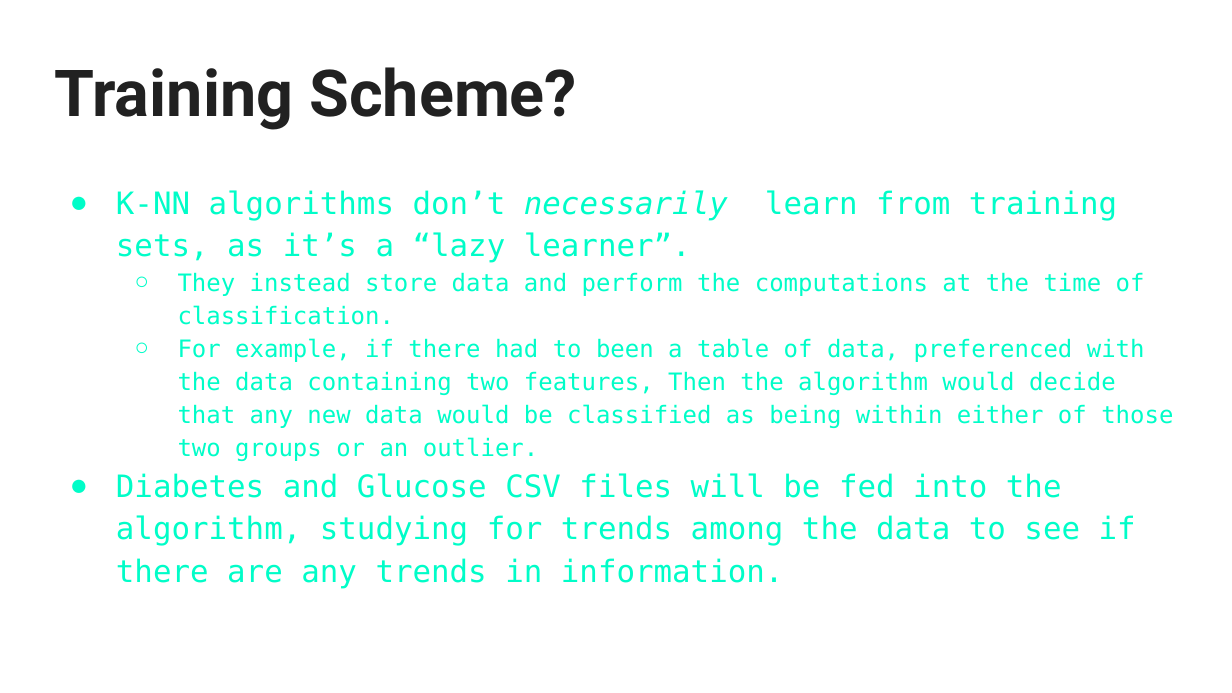
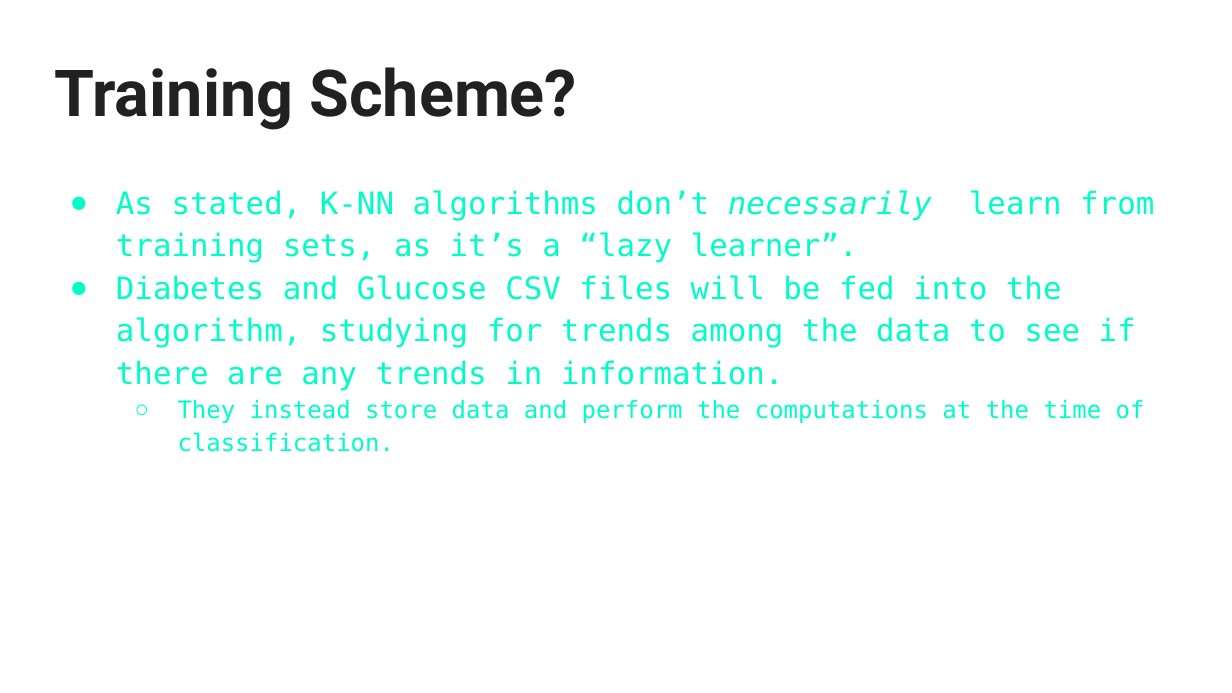
Before and after one commit to TrentNation/Data-Mining-Project-UG14, a slide deck: slide 11 of k-Nearest Neighbors (k-NN) Classification _ Regression.pptx (slide 5 before the commit). Drawn at 1232x693 pixels with LibreOffice and Linux fonts; fonts in the diff are those of the drawing. Boxes give left, top, right and bottom in pixels: in the first picture for what was removed or moved away, otherwise in the second. Text is boxed around its words. In the diff, an @@ line names an element or a change of style, - is before the commit and + after.

```diff
--- a/k-Nearest Neighbors (k-NN) Classification _ Regression.pptx
+++ b/k-Nearest Neighbors (k-NN) Classification _ Regression.pptx
@@ text at (x1=116, y1=190, x2=1154, y2=391): text changed @@
-● K-NN algorithms don’t necessarily learn from training sets, as it’s a “lazy learner”.
+● As stated, K-NN algorithms don’t necessarily learn from training sets, as it’s a “lazy learner”.
+● Diabetes and Glucose CSV files will be fed into the algorithm, studying for trends among the data to see if there are any trends in information.
@@ text at (x1=116, y1=338, x2=1173, y2=589): paragraphs removed @@
-  ○ For example, if there had to been a table of data, preferenced with the data containing two features, Then the algorithm would decide that any new data would be classified as being within either of those two groups or an outlier.
-● Diabetes and Glucose CSV files will be fed into the algorithm, studying for trends among the data to see if there are any trends in information.
```
Also in this commit, not shown: 4 other slides changed, 9 slides added, 2 slides removed.
